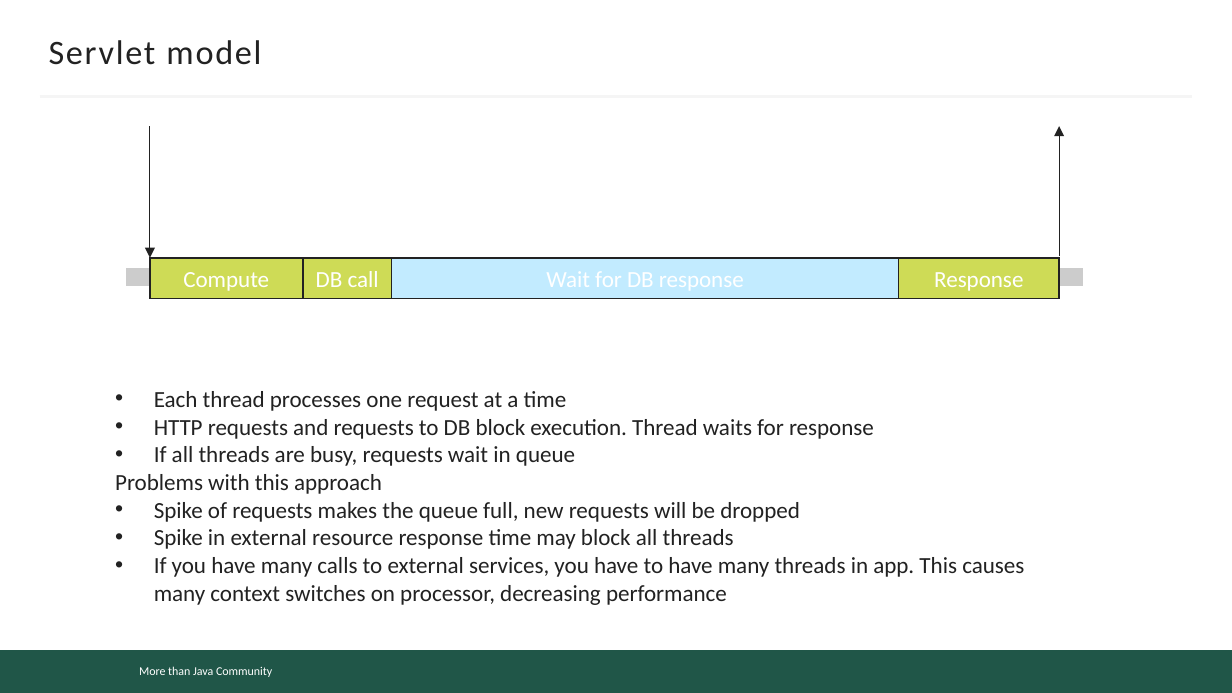
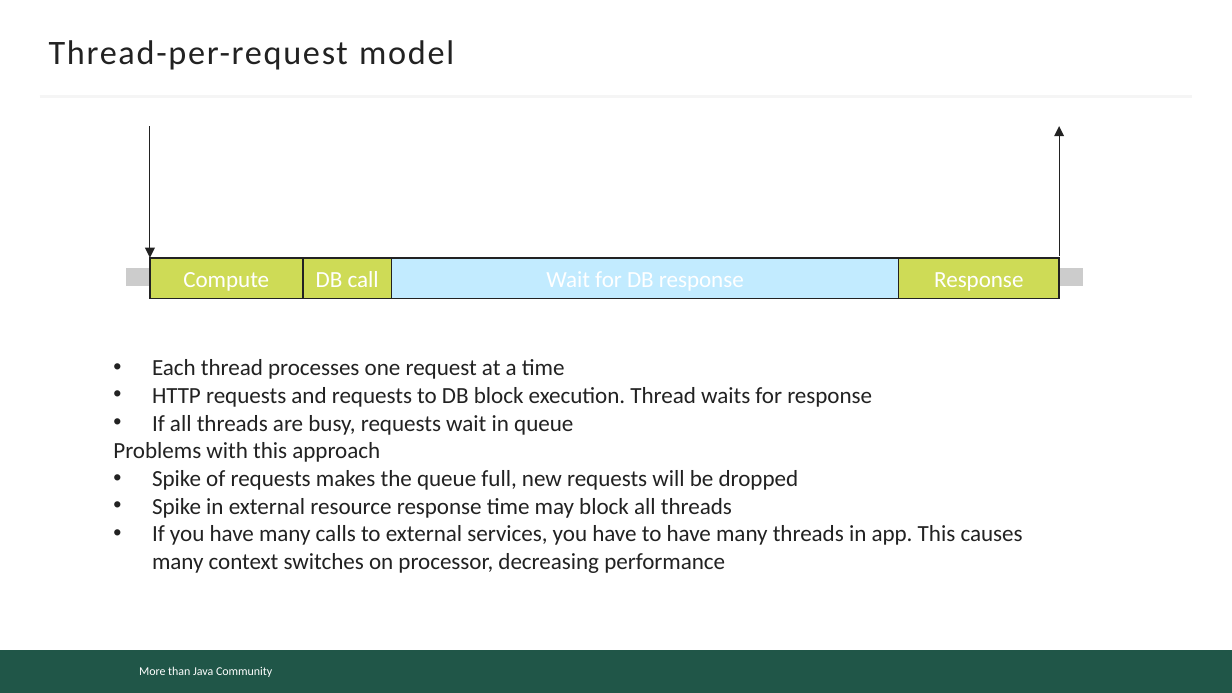
Before and after one commit to mjc-school/mentors-handsbook, a slide deck: slide 3 of light-talks/reactive/reactive.pptx (slide 2 before the commit). Drawn at 1232x693 pixels with LibreOffice and Linux fonts; fonts in the diff are those of the drawing; background and template pictures are left out. Boxes give left, top, right and bottom in pixels: in the first picture for what was removed or moved away, otherwise in the second. Text is boxed around its words. In the diff, an @@ line names an element or a change of style, - is before the commit and + after.

Commit message:
Fixed pptx

```diff
--- a/light-talks/reactive/reactive.pptx
+++ b/light-talks/reactive/reactive.pptx
@@ title at [49,40,454,70]: text changed @@
-Servlet model
+Thread-per-request model
@@ text "Each thread processes one request ...": place and size @@
-text "Each thread processes one request ..." at [115,391,1024,605]
+text "Each thread processes one request ..." at [113,359,1023,573]
```
Also in this commit, not shown: 2 other slides changed, 6 slides added, 1 slide removed.
